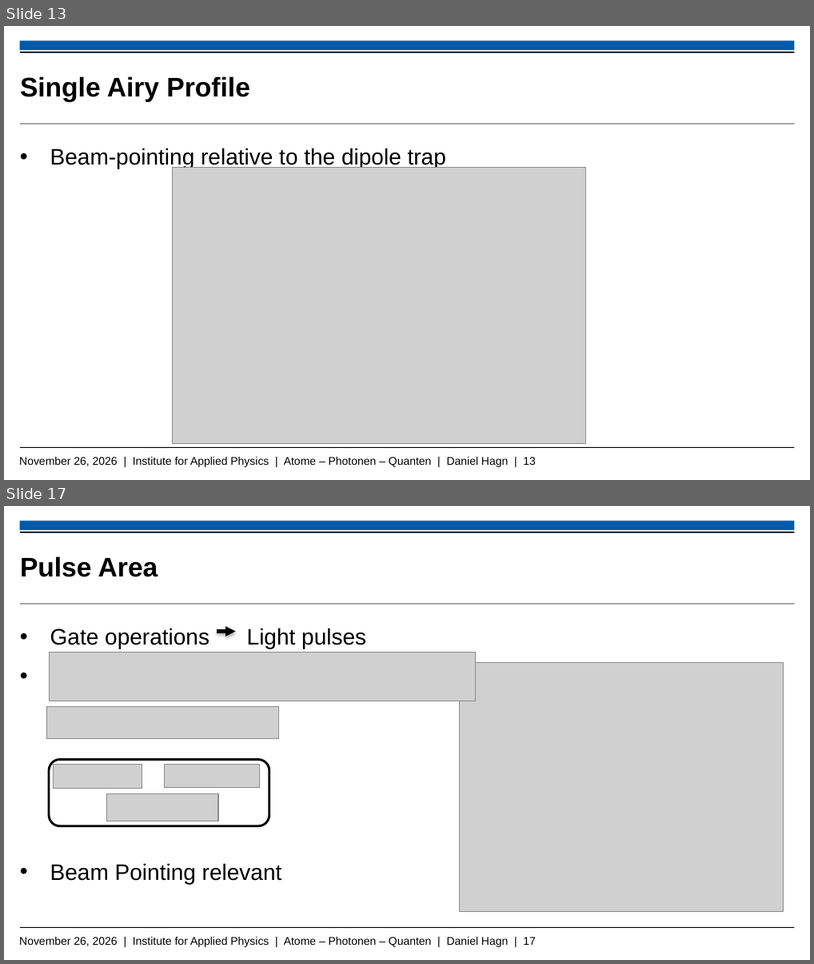
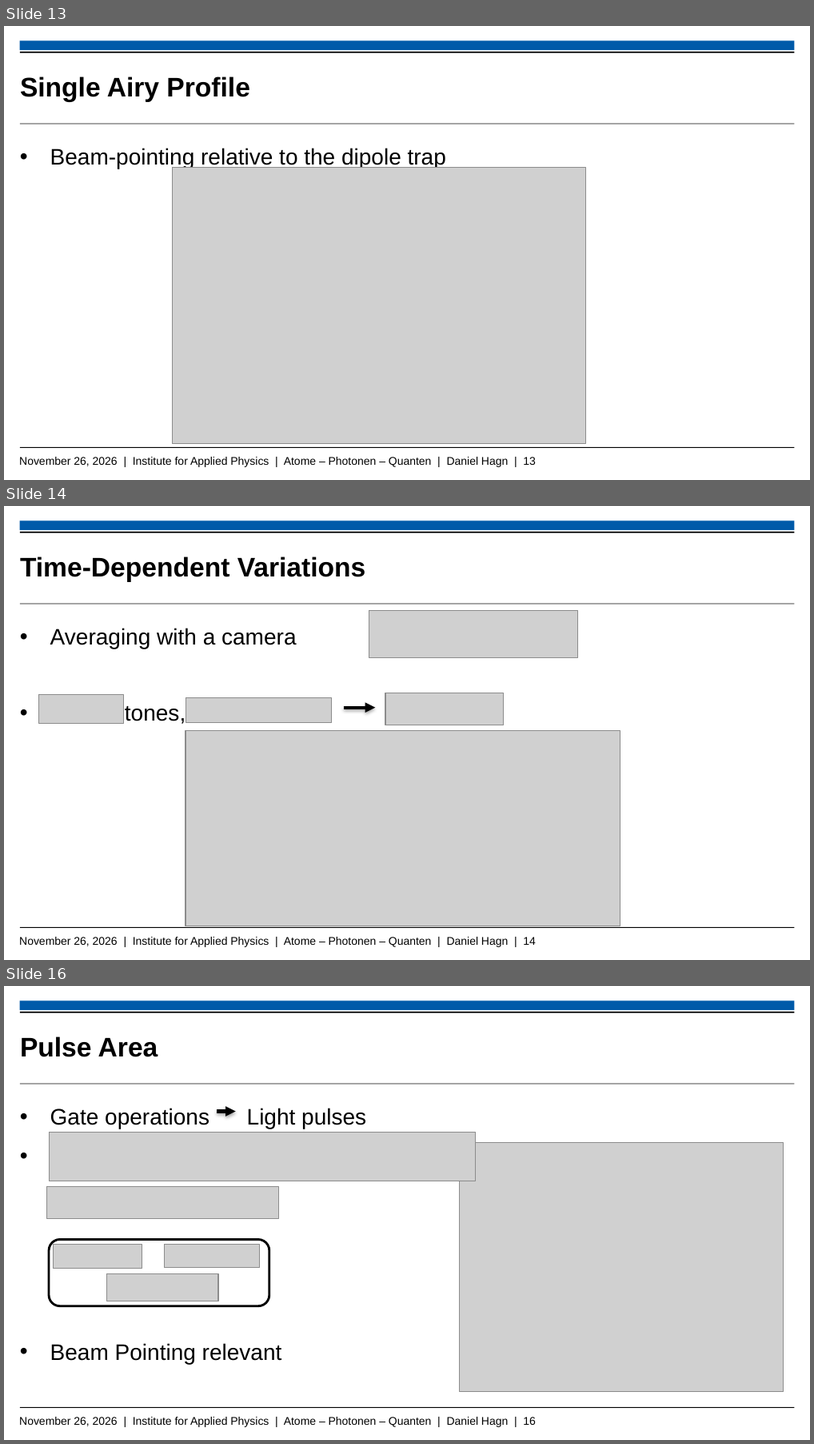
Before and after one commit to Daniel-Hagn-physik/Masterthesis_Backup, a slide deck: Hagn_Daniel_Mastervortrag.pptx. Shown one above the other, each under a label of ours: slides 13 and 17 before the commit, slides 13, 14 and 16 after it; the slides between them are not shown. The pictures are 814x964 and 814x1444 pixels, drawn with LibreOffice and Linux fonts; fonts in the diff are those of the drawing; grey boxes stand for pictures; background and template pictures are left out. Boxes give left, top, right and bottom in pixels: in the first picture for what was removed or moved away, otherwise in the second. Text is boxed around its words. In the diff, an @@ line names an element or a change of style, - is before the commit and + after.

```diff
--- a/Hagn_Daniel_Mastervortrag.pptx
+++ b/Hagn_Daniel_Mastervortrag.pptx
@@ slide 14 added at [4, 506, 810, 960], background #FFFFFF; not listed: 5 template elements that a slide beside it also shows @@
@@ title added at [20, 556, 366, 582], 24 pt, text #000000, bold @@
+Time-Dependent Variations
@@ picture added at [370, 611, 578, 658] @@
@@ text added at [50, 628, 296, 724], 20 pt, text #000000 @@
+• Averaging with a camera
+• tones,
@@ picture added at [38, 695, 123, 723] @@
@@ picture added at [186, 697, 332, 722] @@
@@ picture added at [386, 692, 504, 724] @@
@@ arrow added from (343, 708) to (376, 708), #000000 3 pt @@
@@ picture added at [186, 730, 620, 925] @@
@@ what was slide 17 is now slide 16 @@
@@ text at [19, 1416, 536, 1427]: text changed @@
-November 26, 2026 | Institute for Applied Physics | Atome – Photonen – Quanten | Daniel Hagn | 17
+November 26, 2026 | Institute for Applied Physics | Atome – Photonen – Quanten | Daniel Hagn | 16
```
Also in this commit, not shown: 10 slides changed, 3 other slides added, 3 slides removed.
